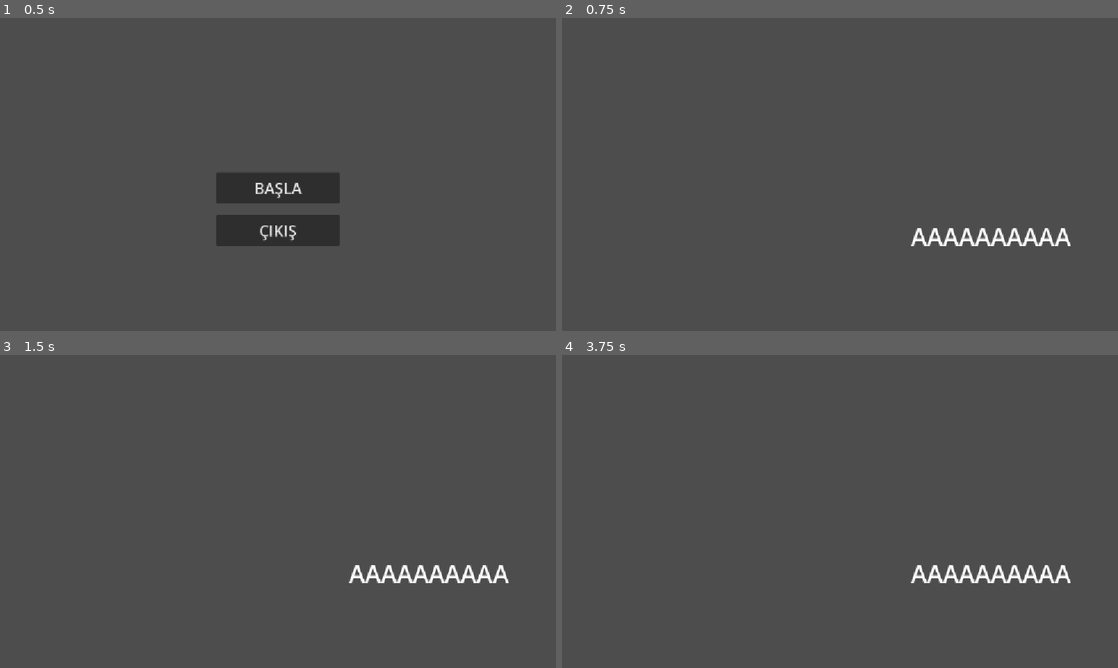
Above: before the commit, frames 1-4 (two rows, left to right).
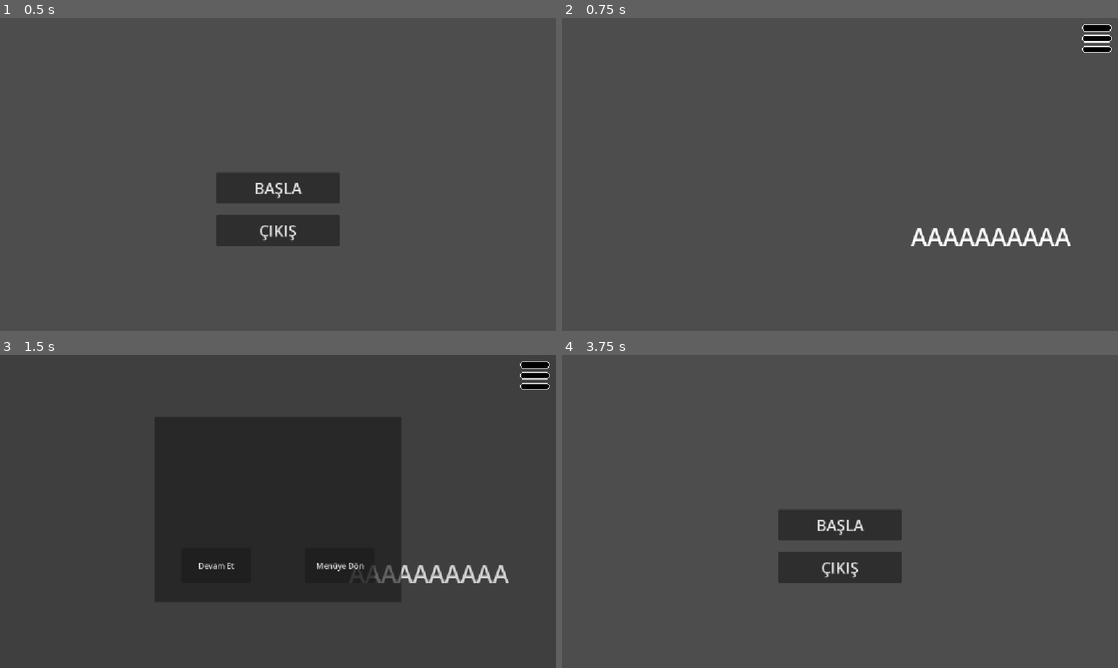
Above: after the commit, the same moments.

Repository: menemenbu/ilk_Temas
Game: Godot game, scene res://Amenü.tscn
The game is run twice, just before and just after one commit, with the same random seed, the same clock (stepped at 60 frames per second) and the same inputs. Before the commit the project starts from res://node_2d.tscn.
Inputs (mouse positions are in pixels of both pictures, inside the frame that each line leads up to):
- Up to frame 1 (0.5 s): no input
- Up to frame 2 (0.75 s): click "BAŞLA" at 0.5 s
- Up to frame 3 (1.5 s): click (533, 376) at 1.27 s
- Up to frame 4 (3.75 s): click (778, 564) at 2 s, where only the run after the commit has a clickable "Devam Et"; click (1095, 376) at 2.77 s; click (901, 564) at 3.5 s, where only the run after the commit has a clickable "Menüye Dön"

Frame 1 is identical in both runs. In frame 2, 0.4% of the frame differs, in the area x 93-99%, y 2-12%; in frame 3, 27%, in the area x 27-99%, y 2-79%; in frame 4, 5.1%.

Commit message:
menü butonu eklendi

Diff:
--- a/oyun.tscn
+++ b/oyun.tscn
@@ -1,14 +1,82 @@
 [gd_scene format=3 uid="uid://dv3mq4qlil1d0"]
+
+[ext_resource type="Script" uid="uid://3r24otax82dc" path="res://scripts/oyun.gd" id="1_d62lu"]
+[ext_resource type="Texture2D" uid="uid://b4yigukjrq058" path="res://assets/pixil-frame-0 (8).png" id="2_oe8mv"]
+
+[sub_resource type="StyleBoxTexture" id="StyleBoxTexture_cnnjj"]
+texture = ExtResource("2_oe8mv")
+
+[sub_resource type="StyleBoxTexture" id="StyleBoxTexture_j06mm"]
+texture = ExtResource("2_oe8mv")
+
+[sub_resource type="StyleBoxTexture" id="StyleBoxTexture_4hrjw"]
+texture = ExtResource("2_oe8mv")
+
+[sub_resource type="StyleBoxTexture" id="StyleBoxTexture_2lw7e"]
+texture = ExtResource("2_oe8mv")
+
+[sub_resource type="StyleBoxTexture" id="StyleBoxTexture_ljdso"]
+texture = ExtResource("2_oe8mv")
 
 [sub_resource type="LabelSettings" id="LabelSettings_gcnp0"]
 font_size = 50
 
+[sub_resource type="StyleBoxFlat" id="StyleBoxFlat_d62lu"]
+bg_color = Color(0, 0, 0, 0.1764706)
+
 [node name="Oyun" type="Node2D" unique_id=56076303]
+script = ExtResource("1_d62lu")
 
-[node name="Label" type="Label" parent="." unique_id=1123319493]
+[node name="CanvasLayer" type="CanvasLayer" parent="." unique_id=2018477852]
+
+[node name="menü" type="Button" parent="CanvasLayer" unique_id=1735817266]
+offset_left = 1072.0
+offset_top = 8.0
+offset_right = 1144.0
+offset_bottom = 80.0
+theme_override_styles/normal = SubResource("StyleBoxTexture_cnnjj")
+theme_override_styles/pressed = SubResource("StyleBoxTexture_j06mm")
+theme_override_styles/hover = SubResource("StyleBoxTexture_4hrjw")
+theme_override_styles/hover_pressed = SubResource("StyleBoxTexture_2lw7e")
+theme_override_styles/focus = SubResource("StyleBoxTexture_ljdso")
+
+[node name="Label" type="Label" parent="CanvasLayer" unique_id=1123319493]
 offset_left = 723.1626
 offset_top = 417.62384
 offset_right = 1224.0
 offset_bottom = 720.0
 text = "AAAAAAAAAA"
 label_settings = SubResource("LabelSettings_gcnp0")
+
+[node name="Panel" type="Panel" parent="CanvasLayer" unique_id=879897060]
+visible = false
+offset_right = 1152.0
+offset_bottom = 648.0
+theme_override_styles/panel = SubResource("StyleBoxFlat_d62lu")
+
+[node name="menü" type="Panel" parent="CanvasLayer/Panel" unique_id=1693071555]
+layout_mode = 0
+offset_left = 320.0
+offset_top = 128.0
+offset_right = 832.0
+offset_bottom = 512.0
+
+[node name="Devam et" type="Button" parent="CanvasLayer/Panel/menü" unique_id=1390634406]
+layout_mode = 0
+offset_left = 56.0
+offset_top = 272.0
+offset_right = 200.0
+offset_bottom = 344.0
+text = "Devam Et"
+
+[node name="Don" type="Button" parent="CanvasLayer/Panel/menü" unique_id=612988857]
+layout_mode = 0
+offset_left = 312.0
+offset_top = 272.0
+offset_right = 456.0
+offset_bottom = 344.0
+text = "Menüye Dön"
+
+[connection signal="pressed" from="CanvasLayer/menü" to="." method="_on_menü_pressed"]
+[connection signal="pressed" from="CanvasLayer/Panel/menü/Devam et" to="." method="_on_devam_et_pressed"]
+[connection signal="pressed" from="CanvasLayer/Panel/menü/Don" to="." method="_on_don_pressed"]
--- a/project.godot
+++ b/project.godot
@@ -14,6 +14,10 @@
 run/main_scene="uid://sqcsds17hw0c"
 config/features=PackedStringArray("4.6", "GL Compatibility")
 config/icon="res://icon.svg"
+
+[autoload]
+
+Global="*uid://d4cbliugfrrsc"
 
 [display]
 
--- /dev/null
+++ b/scripts/global.gd
@@ -0,0 +1,7 @@
+extends Node
+
+func fullscreen():
+	if DisplayServer.window_get_mode() == DisplayServer.WINDOW_MODE_WINDOWED:
+		DisplayServer.window_set_mode(DisplayServer.WINDOW_MODE_FULLSCREEN)
+	else:
+		DisplayServer.window_set_mode(DisplayServer.WINDOW_MODE_WINDOWED)
--- a/scripts/menu.gd
+++ b/scripts/menu.gd
@@ -14,12 +14,7 @@
 func _on_çıkış_pressed() -> void:
 	get_tree().quit()
 
-func fullscreen():
-	if DisplayServer.window_get_mode() == DisplayServer.WINDOW_MODE_WINDOWED:
-		DisplayServer.window_set_mode(DisplayServer.WINDOW_MODE_FULLSCREEN)
-	else:
-		DisplayServer.window_set_mode(DisplayServer.WINDOW_MODE_WINDOWED)
 
 func _physics_process(_delta) -> void:
 	if Input.is_action_just_pressed("F11"):
-		fullscreen()
+		Global.fullscreen()
--- /dev/null
+++ b/scripts/oyun.gd
@@ -0,0 +1,24 @@
+extends Node2D
+
+
+func _ready() -> void:
+	$CanvasLayer/Panel.visible=false
+
+func _on_menü_pressed() -> void:
+	$CanvasLayer/Panel.visible=true
+
+
+func _on_devam_et_pressed() -> void:
+	$CanvasLayer/Panel.visible=false
+
+
+func _on_don_pressed() -> void:
+	ResourceLoader.load_threaded_request("res://Amenü.tscn")
+
+func _process(_delta) -> void:
+	var durum = ResourceLoader.load_threaded_get_status("res://Amenü.tscn")
+	if durum == ResourceLoader.THREAD_LOAD_LOADED:
+		var sahne = ResourceLoader.load_threaded_get("res://Amenü.tscn")
+		get_tree().change_scene_to_packed(sahne)
+	if Input.is_action_just_pressed("F11"):
+		Global.fullscreen()
Not shown: 1 places in Amenü.tscn that only renumber resources
Binary file added: assets/pixil-frame-0 (7).png
Not shown, added: assets/pixil-frame-0 (7).png.import
Binary file added: assets/pixil-frame-0 (8).png
Not shown, added: assets/pixil-frame-0 (8).png.import
Not shown, added: scripts/global.gd.uid
Not shown, added: scripts/oyun.gd.uid
